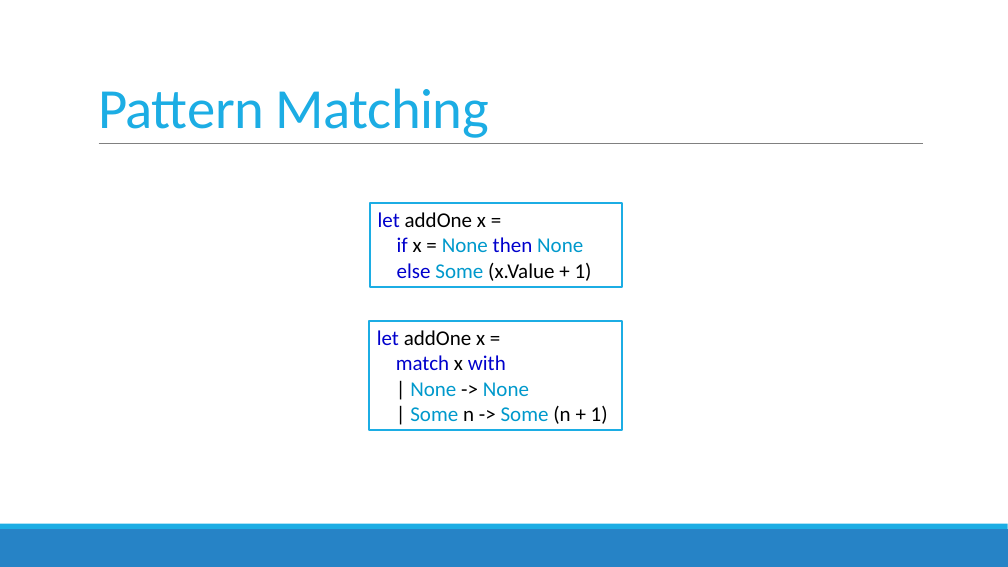
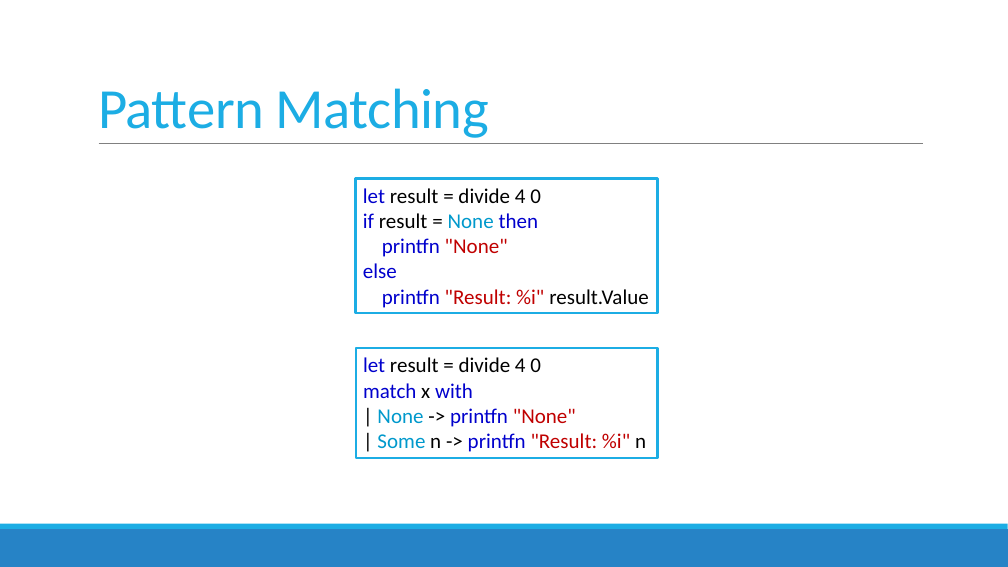
Before and after one commit to featuresnap/fsharpworkshop, a slide deck: slide 35 of FSharpWorkshop_Slides.pptx (slide 42 before the commit). Drawn at 1008x567 pixels with LibreOffice and Linux fonts; fonts in the diff are those of the drawing. Boxes give left, top, right and bottom in pixels: in the first picture for what was removed or moved away, otherwise in the second. Text is boxed around its words. In the diff, an @@ line names an element or a change of style, - is before the commit and + after.

```diff
--- a/FSharpWorkshop_Slides.pptx
+++ b/FSharpWorkshop_Slides.pptx
@@ rectangle "let result = divide 4 ...": place and size @@
-rectangle "let result = divide 4 ..." at (371, 203, 622, 287)
+rectangle "let result = divide 4 ..." at (355, 178, 658, 313)
@@ text in rectangle at (363, 188, 649, 308): text changed @@
-let addOne x =
-if x = None then None
-else Some (x.Value + 1)
+let result = divide 4 0
+if result = None then
+printfn "None"
+else
+printfn "Result: %i" result.Value
@@ rectangle "let result = divide 4 ...": place and size @@
-rectangle "let result = divide 4 ..." at (370, 321, 623, 431)
+rectangle "let result = divide 4 ..." at (355, 349, 657, 458)
@@ text in rectangle at (363, 357, 541, 372): text changed @@
-let addOne x =
+let result = divide 4 0
@@ text in rectangle at (377, 408, 646, 452): text changed; text colour #0099CC to #C00000 @@
-| None -> None
-| Some n -> Some (n + 1)
+| None -> printfn "None"
+| Some n -> printfn "Result: %i" n
```
Also in this commit, not shown: 20 other slides changed, 1 slide added, 13 slides removed, 1 other file.
